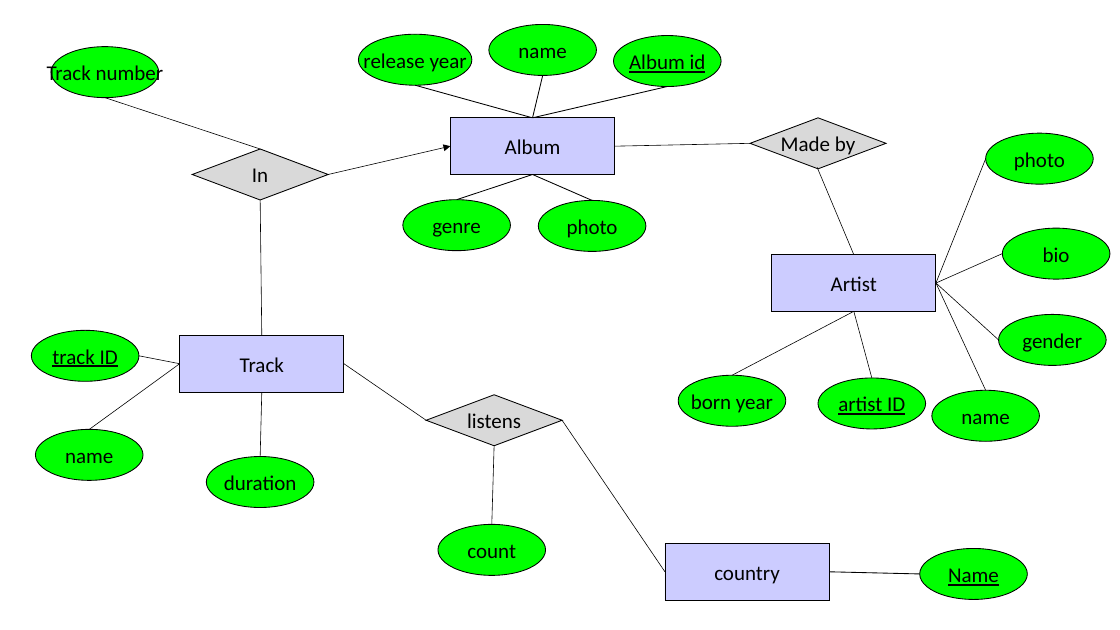
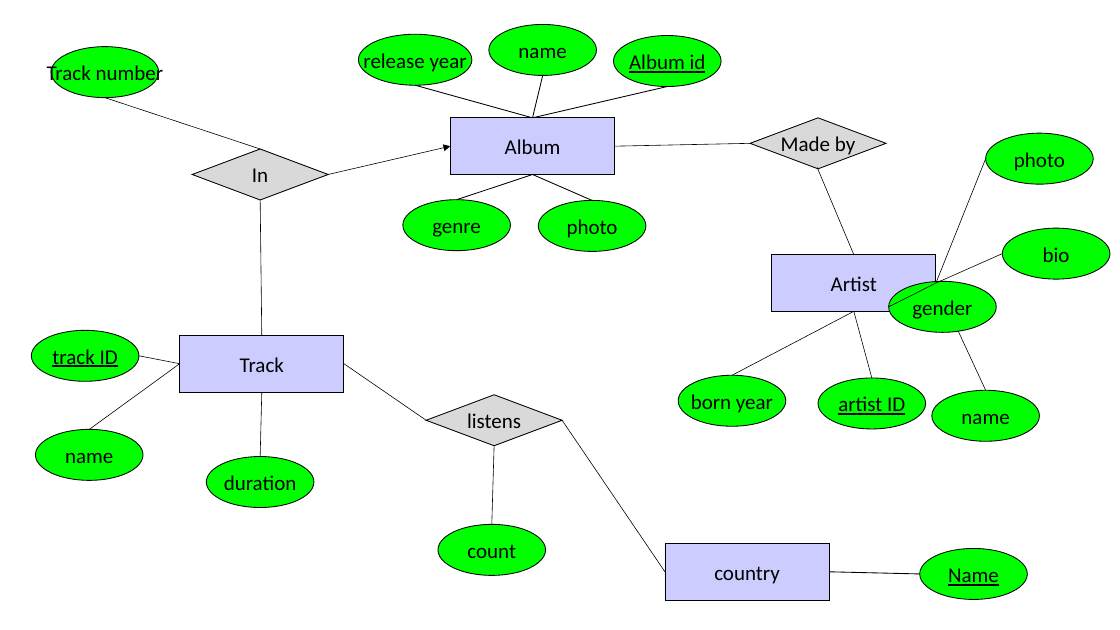
Before and after one commit to offekg/DatabaseSystemsMusicProject, a slide deck: slide 1 of schema.pptx. Drawn at 1120x630 pixels with LibreOffice and Linux fonts; fonts in the diff are those of the drawing. Boxes give left, top, right and bottom in pixels: in the first picture for what was removed or moved away, otherwise in the second. Text is boxed around its words. In the diff, an @@ line names an element or a change of style, - is before the commit and + after.

```diff
--- a/schema.pptx
+++ b/schema.pptx
@@ ellipse "gender": place and size @@
-ellipse "gender" at (999,314,1107,365)
+ellipse "gender" at (889,281,996,333)
@@ line moved from (936, 283) - (999, 340) to (936, 283) - (889, 307) @@
```
Also in this commit, not shown: 4 other files.
